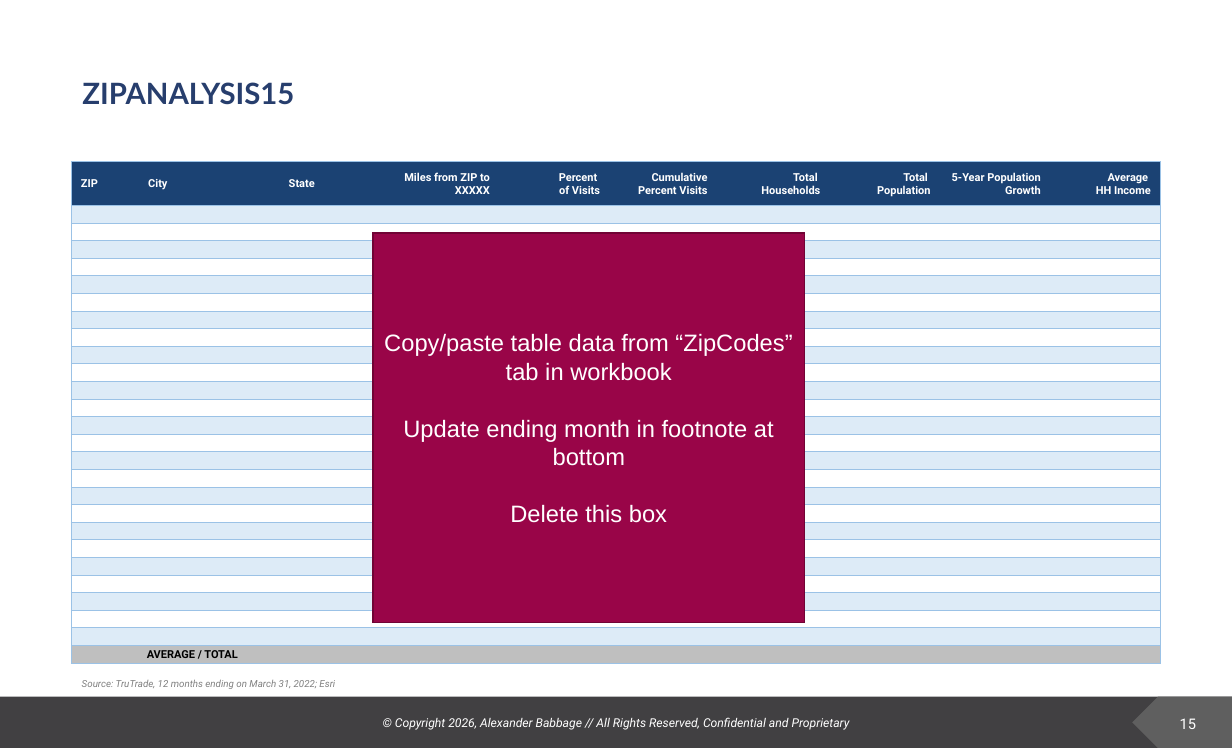
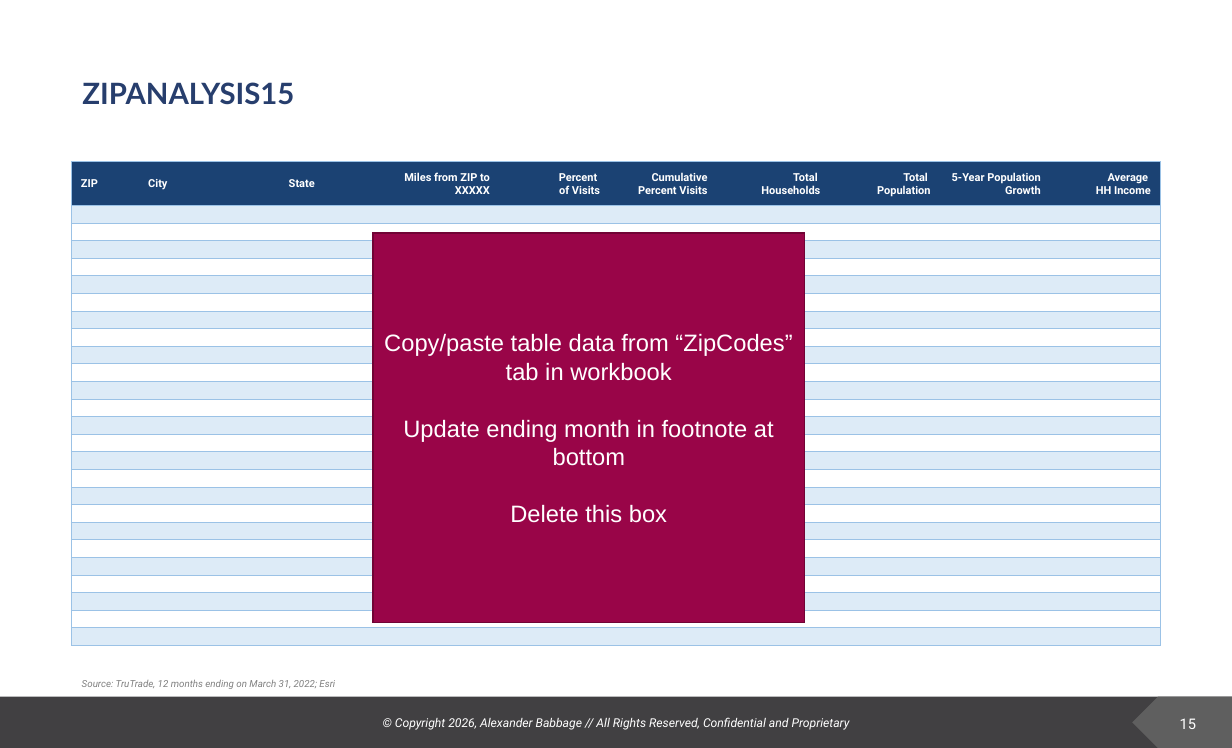
Before and after one commit to deeemdeeem/tt-report-automation, a slide deck: slide 15 of TT_report.pptx. Drawn at 1232x748 pixels with LibreOffice and Linux fonts; fonts in the diff are those of the drawing; background and template pictures are left out. Boxes give left, top, right and bottom in pixels: in the first picture for what was removed or moved away, otherwise in the second. Text is boxed around its words. In the diff, an @@ line names an element or a change of style, - is before the commit and + after.

```diff
--- a/TT_report.pptx
+++ b/TT_report.pptx
@@ table at (71, 161, 1159, 645) @@
-row 27:  | AVERAGE / TOTAL |  |  |  |  |  |  |  | 
```
Also in this commit, not shown: 6 other slides changed, 1 other file.
